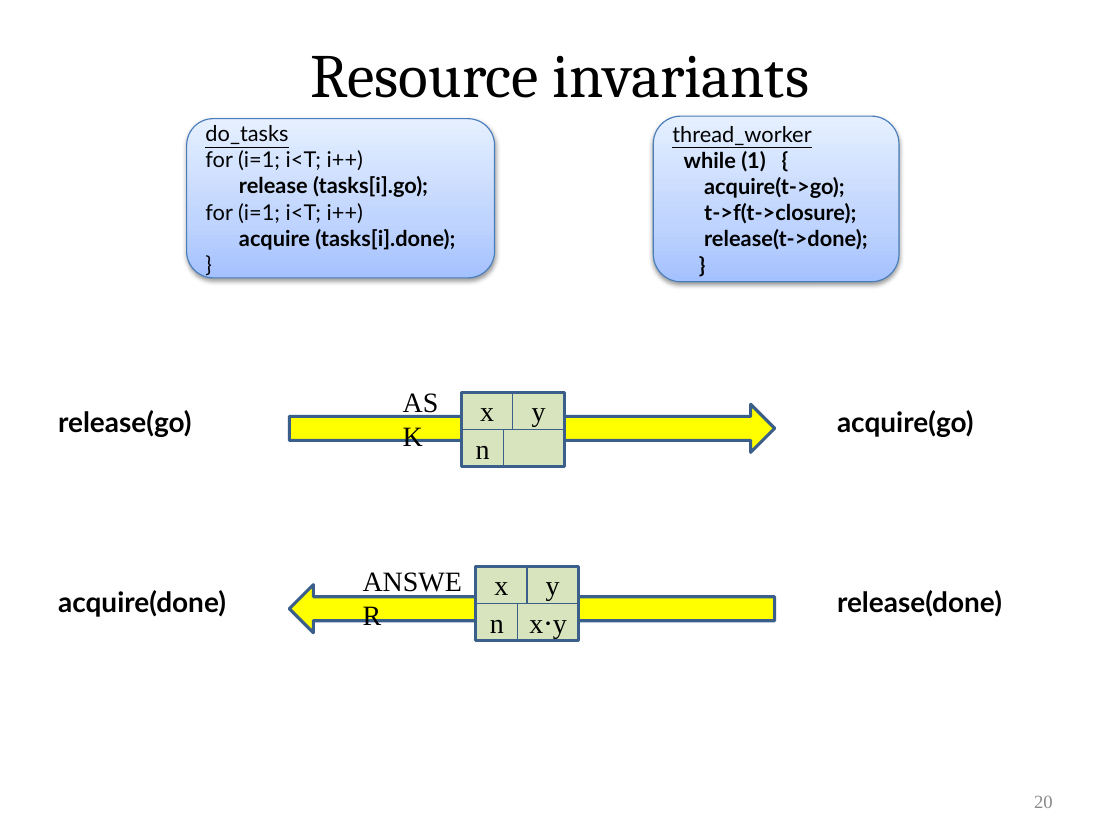
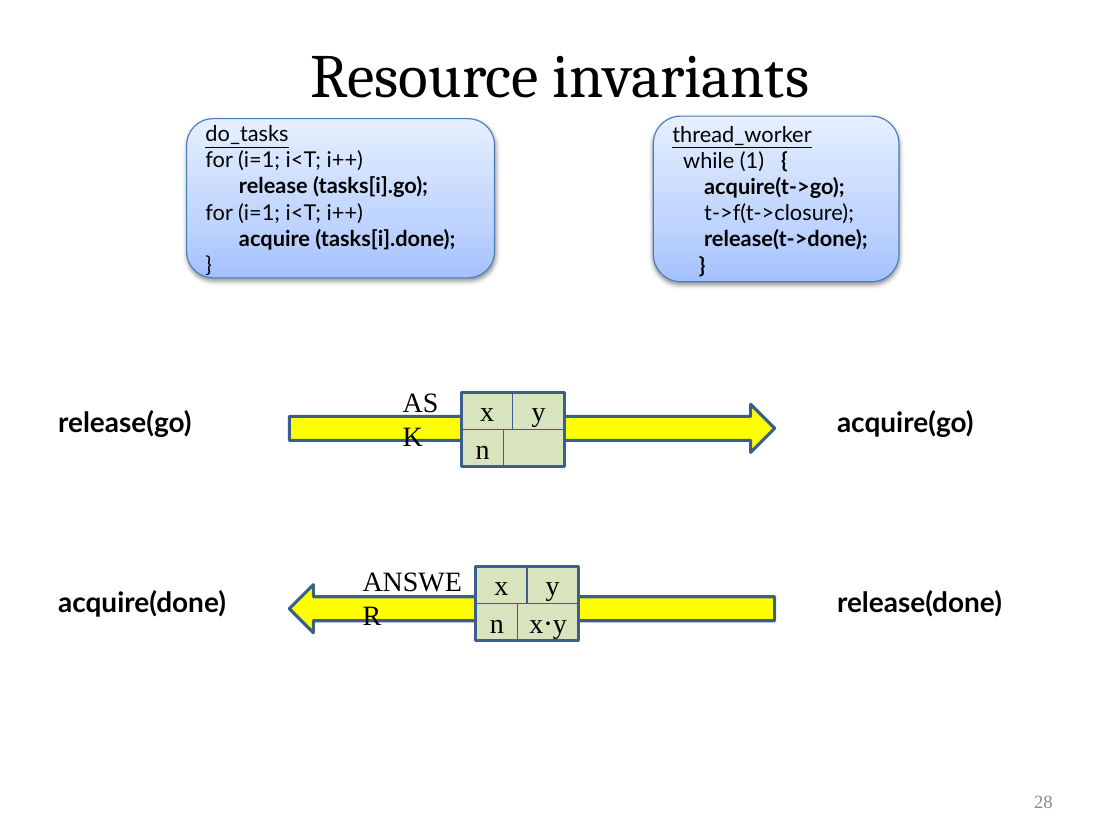
Before and after one commit to VeriNum/pardotprod, a slide deck: slide 28 of doc/Parallel Dot Product.pptx (slide 20 before the commit). Drawn at 1120x840 pixels with LibreOffice and Linux fonts; fonts in the diff are those of the drawing. Boxes give left, top, right and bottom in pixels: in the first picture for what was removed or moved away, otherwise in the second. Text is boxed around its words. In the diff, an @@ line names an element or a change of style, - is before the commit and + after.

```diff
--- a/doc/Parallel Dot Product.pptx
+++ b/doc/Parallel Dot Product.pptx
@@ text in rounded rectangle at (x1=683, y1=151, x2=854, y2=223): bold off in "while (1)", "t->f(t->closure);" @@
```
Also in this commit, not shown: 1 other slide changed, 8 slides added, 6 other files.
